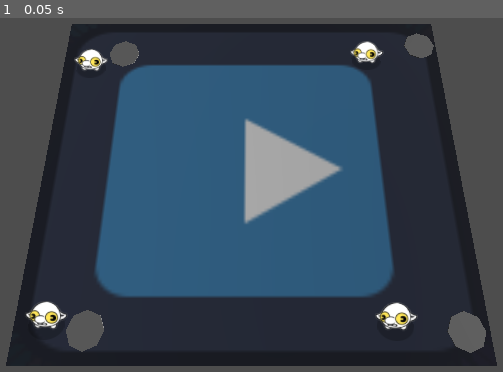
Above: before the commit, frame 1.
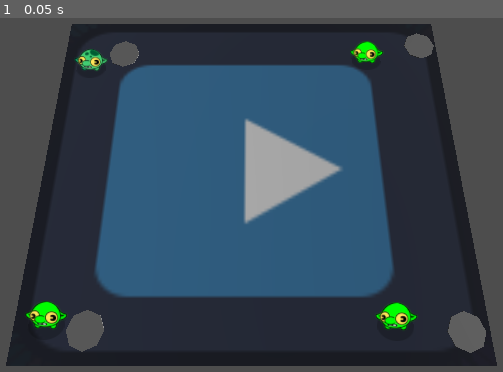
Above: after the commit, the same moment.

Repository: sarugami/FGJ24
Game: Godot game, scene res://game.tscn
Same seed, same stepped clock (60 frames per second), same inputs: the game is played once before the commit and once after it. The engine's default icon, where the game draws it, is replaced by a stand-in: a white triangle on a blue panel in a dark square.
Inputs:
- Up to frame 1 (0.05 s): no input

The runs differ from the first frame. In frame 1, 1.1% of the frame differs, in the area x 4-84%, y 6-89%.
Error before the commit: Invalid assignment of property or key 'modulate' with value of type 'Color' on a base object of type 'null instance'. (res://player.gd:24)

Commit message:
player colors

Diff:
--- a/game.tscn
+++ b/game.tscn
@@ -25,21 +25,21 @@
 [node name="Player" parent="." instance=ExtResource("1_4g4tu")]
 transform = Transform3D(1, 0, 0, 0, 1, 0, 0, 0, 1, -5.656, 0.1, -3.703)
 DASH_SPEED = 20
+PLAYER_COLOR_BASE = Color(0.254902, 0.803922, 0.45098, 1)
+PLAYER_COLOR_DARK = Color(0.0588235, 0.647059, 0.411765, 1)
+PLAYER_COLOR_HIGHLIGHT = Color(0.0588235, 0.45098, 0.45098, 1)
 
 [node name="Player2" parent="." instance=ExtResource("1_4g4tu")]
 transform = Transform3D(1, 0, 0, 0, 1, 0, 0, 0, 1, -5.727, 0.1, 4.615)
 PLAYER_NUMBER = 2
-PLAYER_COLOR = Color(0.866667, 0.94902, 0.0784314, 1)
 
 [node name="Player3" parent="." instance=ExtResource("1_4g4tu")]
 transform = Transform3D(1, 0, 0, 0, 1, 0, 0, 0, 1, 4.02056, 0.1, 4.646)
 PLAYER_NUMBER = 3
-PLAYER_COLOR = Color(1, 0.0313726, 0, 1)
 
 [node name="Player4" parent="." instance=ExtResource("1_4g4tu")]
 transform = Transform3D(1, 0, 0, 0, 1, 0, 0, 0, 1, 4.07819, 0.1, -4.022)
 PLAYER_NUMBER = 4
-PLAYER_COLOR = Color(0, 0, 1, 1)
 
 [node name="WorldEnvironment" type="WorldEnvironment" parent="."]
 environment = SubResource("Environment_4csi7")
--- a/player.gd
+++ b/player.gd
@@ -5,7 +5,9 @@
 @export var FRICTION = 1.5
 @export var DASH_LENGTH = 2.5
 @export var DASH_SPEED = 25
-@export var PLAYER_COLOR = Color("green")
+@export var PLAYER_COLOR_BASE = Color("green")
+@export var PLAYER_COLOR_DARK = Color("green")
+@export var PLAYER_COLOR_HIGHLIGHT = Color("green")
 
 @onready var sprite_3d = $Sprite3D
 @onready var dash_timer = $DashTimer
@@ -14,6 +16,9 @@
 @onready var attackArea = $AttackArea
 @onready var attackAreaCollider = $AttackArea/Marker3D/Area3D/CollisionShape3D
 @onready var csg_cylinder_3d = $AttackArea/Marker3D/Area3D/CSGCylinder3D
+@onready var sprites = $Sprites
+
+
 
 var direction
 var can_dash = true
@@ -21,7 +26,15 @@
 var dash_starting_point
 
 func _ready():
-	sprite_3d.modulate = PLAYER_COLOR
+	#sprite_3d.modulate = PLAYER_COLOR
+	(sprites.find_child("Body") as Sprite3D).modulate = PLAYER_COLOR_BASE
+	(sprites.find_child("LegR") as Sprite3D).modulate = PLAYER_COLOR_BASE
+	(sprites.find_child("EarR") as Sprite3D).modulate = PLAYER_COLOR_BASE
+	(sprites.find_child("Nose") as Sprite3D).modulate = PLAYER_COLOR_BASE
+	(sprites.find_child("LegL") as Sprite3D).modulate = PLAYER_COLOR_DARK
+	(sprites.find_child("EarL") as Sprite3D).modulate = PLAYER_COLOR_DARK
+	(sprites.find_child("Decal") as Sprite3D).modulate = PLAYER_COLOR_HIGHLIGHT
+
 
 func _physics_process(_delta):
 	## input handling
--- a/sprites.tscn
+++ b/sprites.tscn
@@ -71,6 +71,5 @@
 texture = ExtResource("9_fp5vi")
 
 [node name="Decal" type="Sprite3D" parent="Body"]
-transform = Transform3D(1, 0, 0, 0, 1, 0, 0, 0, 1, 0, 0, 0)
 render_priority = 11
 texture = ExtResource("10_qeqij")
Not shown: 1 places in player.tscn that only renumber resources
Not shown: 1 places in sprites.tscn that only renumber resources
